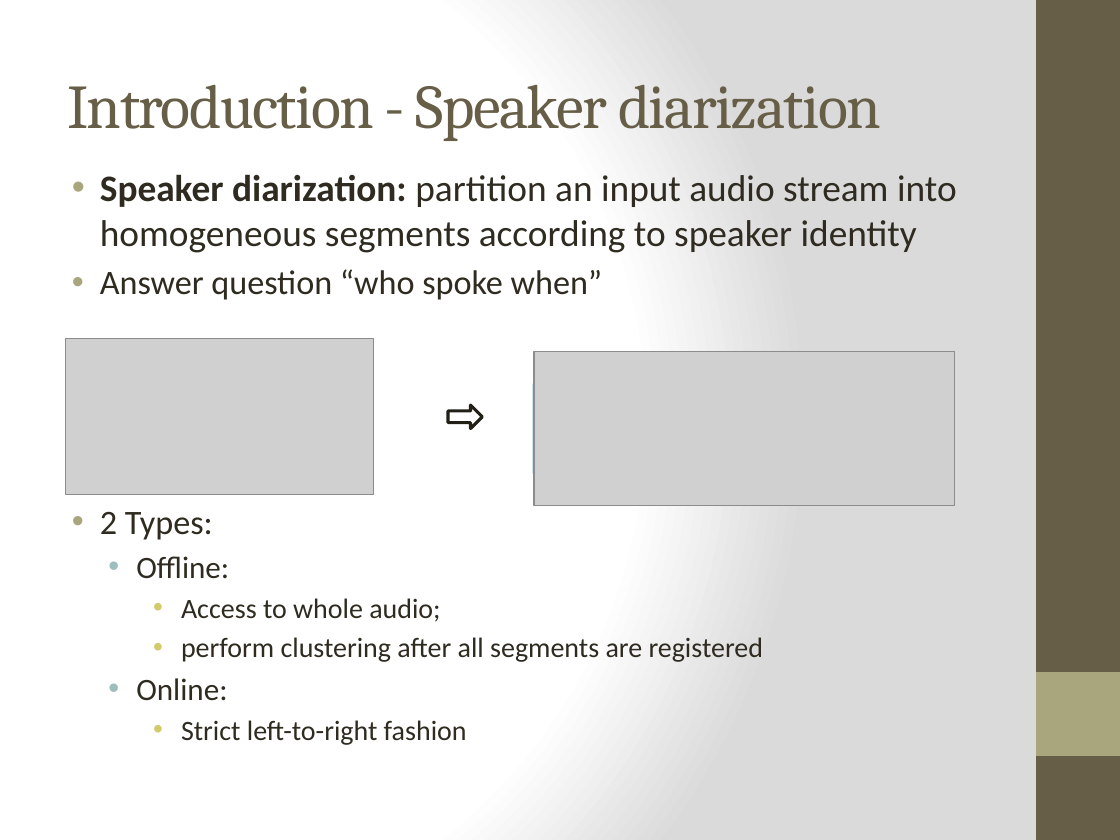
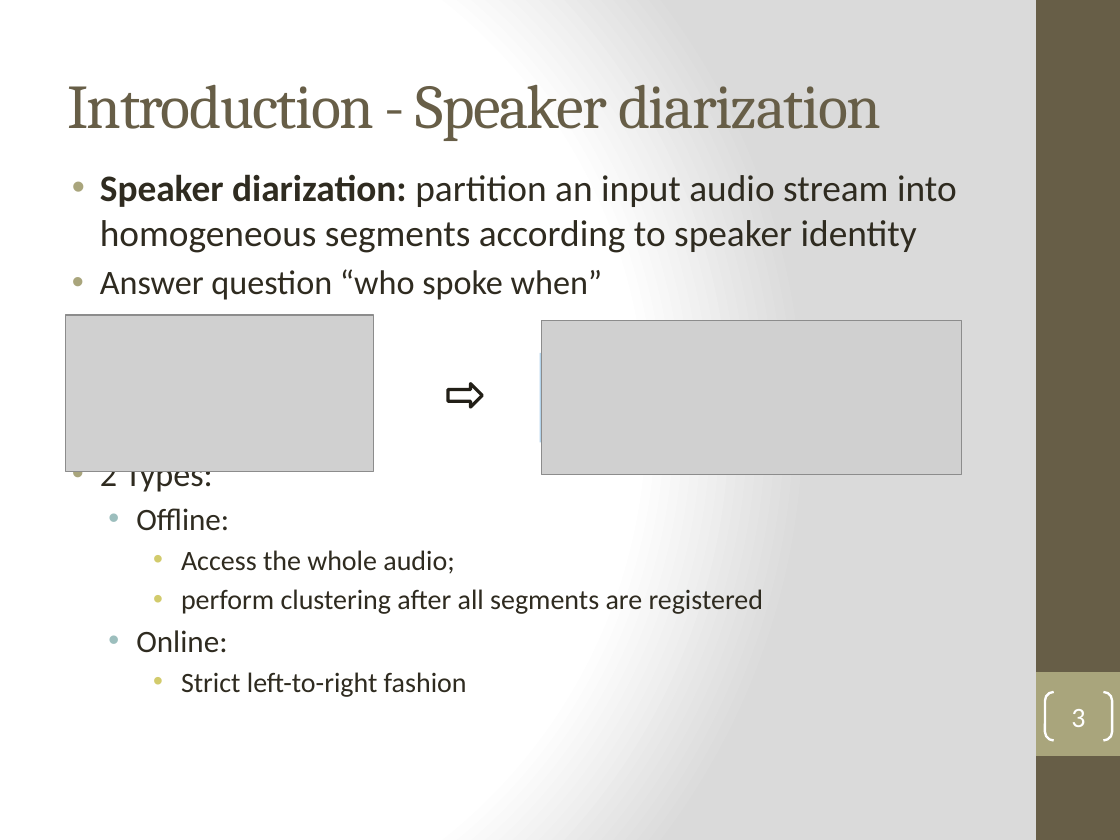
Before and after one commit to henryph/vba_project, a slide deck: slide 3 of Real-time Speaker Recognizer - Oral Examination.pptx. Drawn at 1120x840 pixels with LibreOffice and Linux fonts; fonts in the diff are those of the drawing; grey boxes stand for pictures. Boxes give left, top, right and bottom in pixels: in the first picture for what was removed or moved away, otherwise in the second. Text is boxed around its words. In the diff, an @@ line names an element or a change of style, - is before the commit and + after.

```diff
--- a/Real-time Speaker Recognizer - Oral Examination.pptx
+++ b/Real-time Speaker Recognizer - Oral Examination.pptx
@@ picture: place and size @@
-picture at (65,338,373,495)
+picture at (65,315,373,472)
@@ picture: place and size @@
-picture at (534,352,954,506)
+picture at (541,320,961,475)
@@ rectangle: place and size @@
-rectangle at (532,384,587,474)
+rectangle at (540,353,595,442)
@@ rectangle: place and size @@
-rectangle at (879,384,954,474)
+rectangle at (887,353,962,442)
@@ down arrow: place and size @@
-down arrow at (448,405,483,429)
+down arrow at (448,384,483,408)
@@ text at (181,550,454,574): text changed @@
-    • Access to whole audio;
+    • Access the whole audio;
@@ page number added at (1045,692,1112,740), outline #FFFFFF 1.5 pt, 18 pt, text #FFFFFF @@
+3
```
Also in this commit, not shown: 8 other slides changed, 7 slides added, 1 slide removed, 1 other file.
